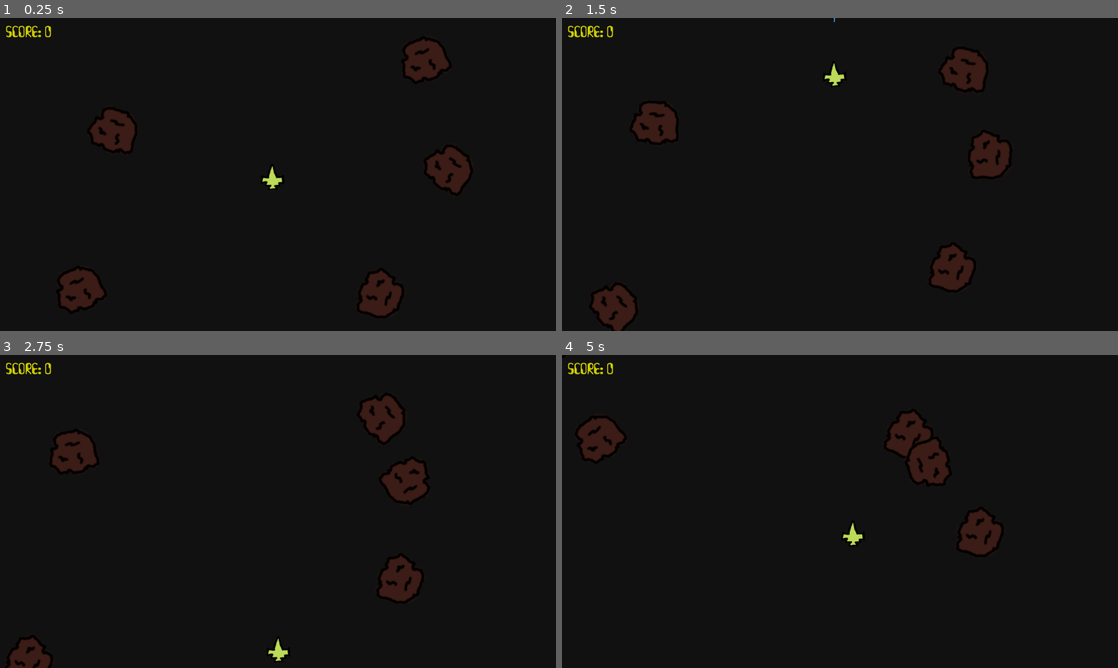
Above: before the commit, frames 1-4 (two rows, left to right).
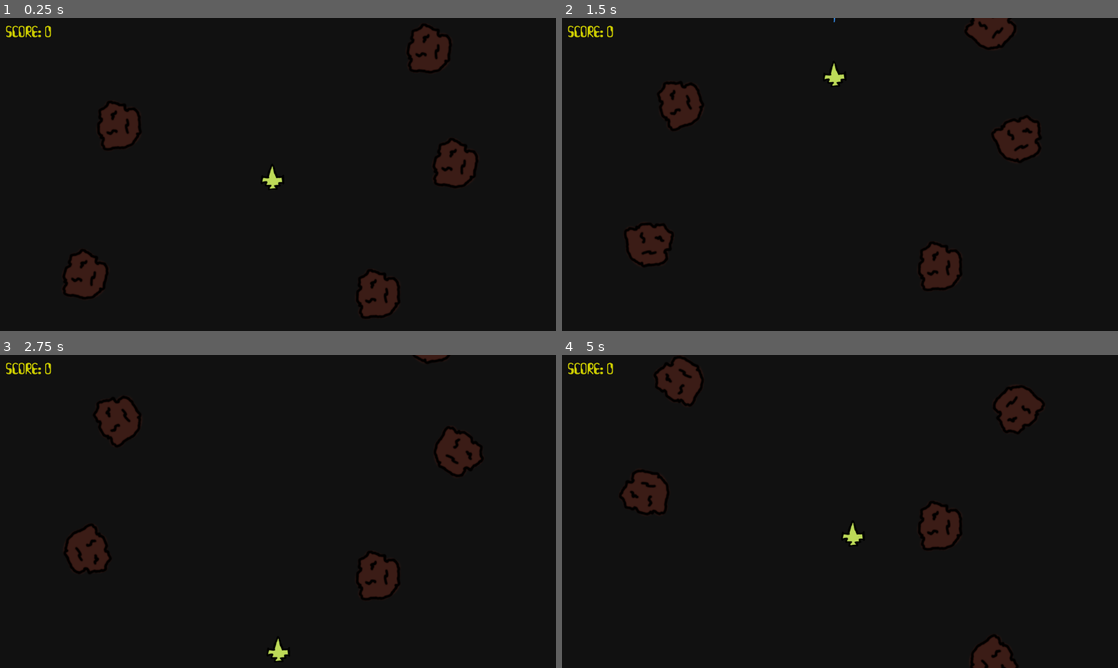
Above: after the commit, the same moments.

Repository: jeanmarc/godot-asteroids
Game: Godot game, scene res://scenes/galaxy.tscn
Two runs of this game, one before a commit and one after it. Both use one fixed random seed, a clock stepped at 60 frames per second and the inputs below.
Inputs:
- Up to frame 1 (0.25 s): no input
- Up to frame 2 (1.5 s): hold W (forward) 0.53-1.28 s; hold Space (fire) 0.53-1.28 s; hold S (back) from 1.28 s (still down); tap A (rotate_ccw) at 1.35 s
- Up to frame 3 (2.75 s): release S (back) at 2.03 s; hold W (forward) from 2.03 s (still down); tap D (rotate_cw) at 2.1 s
- Up to frame 4 (5 s): tap Space (fire) at 2.85 s; release W (forward) at 3.53 s; hold S (back) from 3.53 s (still down); tap A (rotate_ccw) at 3.6 s; tap D (rotate_cw) at 4.35 s

The runs differ from the first frame. In frame 1, 2.4% of the frame differs, in the area x 10-86%, y 2-96%; in frame 2, 5.5%; in frame 3, 5.4%; in frame 4, 5.7%, in the area x 2-87%, y 1-100%.

Commit message:
WIP Fixing double death - still no luck

Diff:
--- a/Game/scenes/player.tscn
+++ b/Game/scenes/player.tscn
@@ -9,6 +9,7 @@
 [node name="Player" type="CharacterBody2D"]
 collision_layer = 2
 collision_mask = 13
+motion_mode = 1
 script = ExtResource("1_uuwyq")
 
 [node name="Sprite2D" type="Sprite2D" parent="."]
--- a/Game/scripts/asteroid.gd
+++ b/Game/scripts/asteroid.gd
@@ -26,6 +26,7 @@
 
 func _ready():
 	rotation = randf_range(0, TAU)
+	rotation = 0
 
 	match size:
 		AsteroidSize.LARGE:
@@ -65,14 +66,13 @@
 	queue_free()
 
 func _on_body_entered(body: Player):
-	print(Time.get_time_string_from_system() + " Something hit " + self.name)
 	if body:
-		print("was " + body.name)
+		print(Time.get_time_string_from_system(), " ", body.name," hit " + self.name)
 		var dist = global_position.distance_to(body.global_position)
 		var collisionDist = cshape.shape.radius + body.cshape.shape.radius
-		print("I am at ", global_position, ", player is at ", body.global_position, "distance is ", dist, " collisionSize is ", collisionDist)
+		print("I am at ", cshape.global_position, ", player is at ", body.cshape.global_position, "distance is ", dist, " collisionSize is ", collisionDist)
 		if body.alive:
-			if dist <= collisionDist:
+			if dist <= collisionDist + 2:
 				body.die(self)
 			else:
 				print("Too far, won't kill player")
--- a/Game/scripts/player.gd
+++ b/Game/scripts/player.gd
@@ -77,7 +77,6 @@
 	shoot_cooldown = false
 
 func die(sourceOfDeath: Asteroid):
-	process_mode = Node.PROCESS_MODE_DISABLED
 	print(Time.get_time_string_from_system() + " die")
 	if alive:
 		print("Death by " + sourceOfDeath.name)
@@ -86,6 +85,7 @@
 		global_position = Vector2(-1000,-1000)
 		print("dying")
 		emit_signal("died")
+		process_mode = Node.PROCESS_MODE_DISABLED
 	else:
 		print("Death by " + sourceOfDeath.name)
 		print("already dead")
